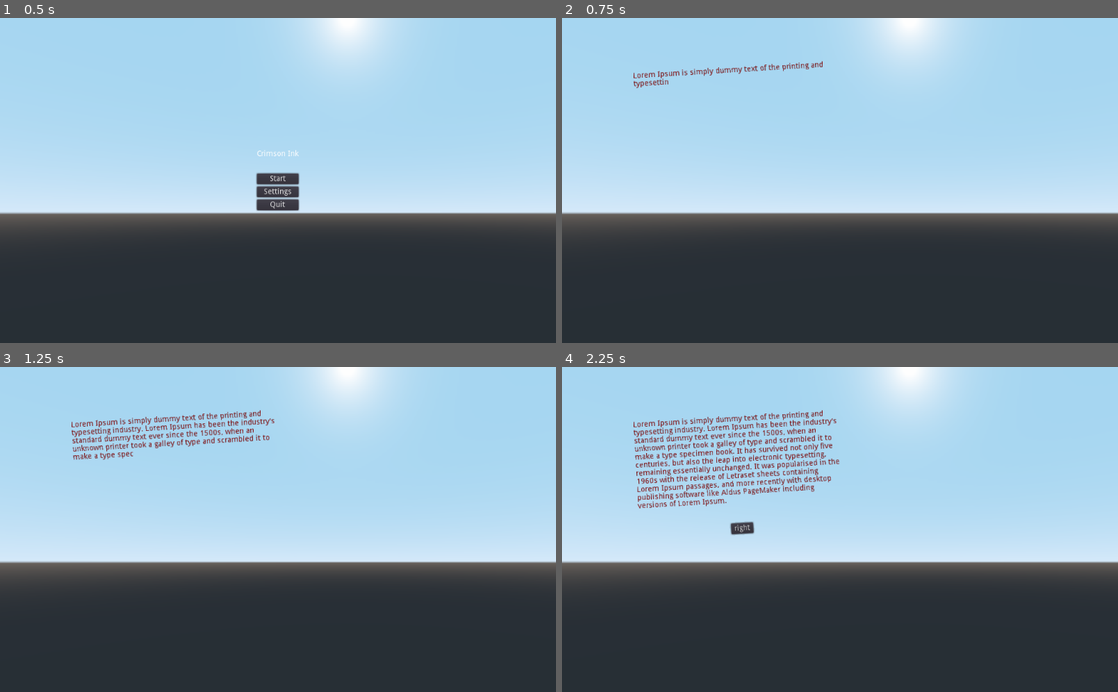
Above: before the commit, frames 1-4 (two rows, left to right).
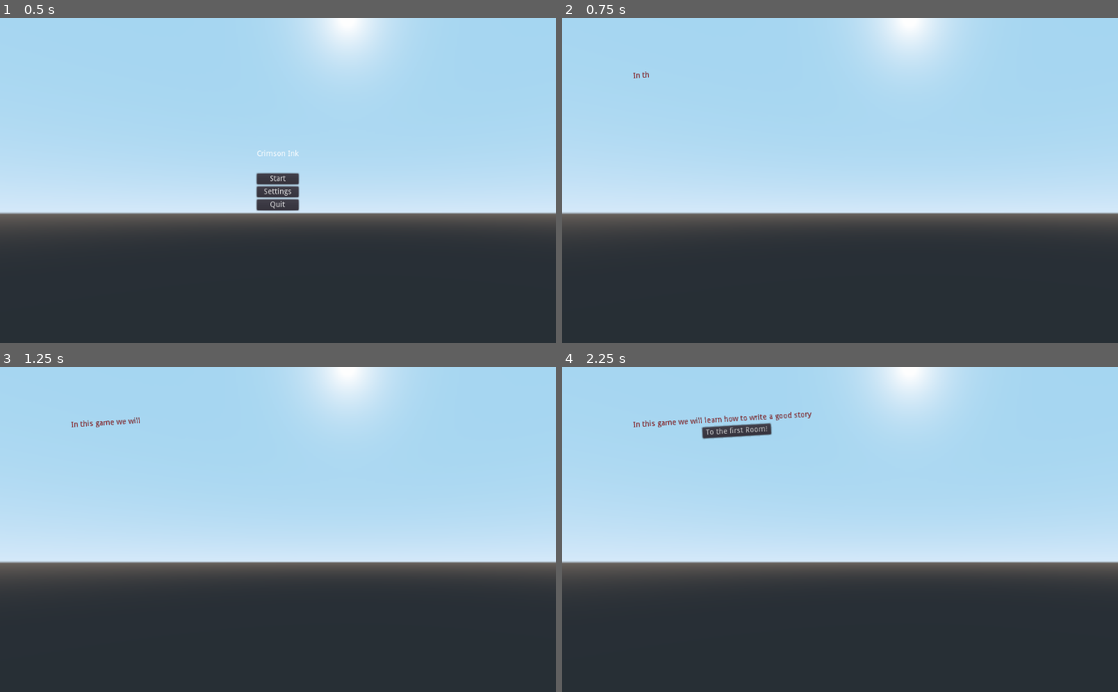
Above: after the commit, the same moments.

Repository: OttoHartvich/BookGame
Game: Godot game, scene res://Menu/Menu.tscn
Same seed, same stepped clock (60 frames per second), same inputs: the game is played once before the commit and once after it.
Inputs:
- Up to frame 1 (0.5 s): no input
- Up to frame 2 (0.75 s): click "Start" at 0.5 s
- Up to frame 3 (1.25 s): no input
- Up to frame 4 (2.25 s): no input

Frame 1 is identical in both runs. In frame 2, 0.4% of the frame differs, in the area x 12-47%, y 13-22%; in frame 3, 1.5%; in frame 4, 4.0%, in the area x 12-50%, y 13-52%.

Commit message:
working Json system

Diff:
--- a/Godot/Autoload/GameState/GameState.gd
+++ b/Godot/Autoload/GameState/GameState.gd
@@ -1,13 +1,14 @@
 extends Node
 
+var current_page
 
-var current_page_name = "Intro"
-
-
-
-
-func _on_ready():
+func _ready():
+	if current_page == null:
+		change_page("Intro")
 	GameEvents.connect("change_page", self,"change_page")
 
 func change_page(new_page):
-	current_page_name = new_page
+	for n in StoryJson.Json:
+		if n.name == new_page:
+			current_page = n
+	print(current_page.name)
--- a/Godot/Autoload/StoryJson/StoryJson.gd
+++ b/Godot/Autoload/StoryJson/StoryJson.gd
@@ -3,11 +3,22 @@
 var Json = [
 	{
 		"name":"Intro",
-		"text":'Contrary to popular belief, Lorem Ipsum is not simply random text. It has roots in a piece of classical Latin literature from 45 BC, making it over 2000 years old. Richard McClintock, a Latin professor at Hampden-Sydney College in Virginia, looked up one of the more obscure Latin words, consectetur, from a Lorem Ipsum passage, and going through the cites of the word in classical literature, discovered the undoubtable source. Lorem Ipsum comes from sections 1.10.32 and 1.10.33 of "de Finibus Bonorum et Malorum" (The Extremes of Good and Evil) by Cicero, written in 45 BC. This book is a treatise on the theory of ethics, very popular during the Renaissance. The first line of Lorem Ipsum, "Lorem ipsum dolor sit amet..", comes from a line in section 1.10.32.',
+		"text":'In this game we will learn how to write a good story',
 		"decisions": [
 			{
-			"name":"FirstRoom",
-			"label":'right',
+			"target_page":"FirstRoom",
+			"label":'To the first Room!',
+			"prerequisit": null,
+			}
+		]
+	},
+	{
+		"name":"FirstRoom",
+		"text":'A good story needs suspense and vanilla',
+		"decisions": [
+			{
+			"target_page":"Intro",
+			"label":'To the Intro!',
 			"prerequisit": null,
 			}
 		]
--- a/Godot/PageManager.gd
+++ /dev/null
@@ -1,13 +0,0 @@
-extends Node
-
-var level = {
-	"intro": {
-		"thing": "hello"
-	}
-}
-
-func _ready() -> void:
-	GameEvents.connect("change_page", self, "_handle_change_page")
-
-func _handle_chage_page(page_name) -> void:
-	print('Turning page to: ', page_name)
--- /dev/null
+++ b/Godot/Resources/GenericButton.gd
@@ -0,0 +1,6 @@
+extends Button
+
+export var target_page = ""
+
+func _on_GenericButton_pressed():
+	GameEvents.emit_signal("change_page",target_page)
--- /dev/null
+++ b/Godot/Resources/GenericButton.tscn
@@ -0,0 +1,10 @@
+[gd_scene load_steps=2 format=2]
+
+[ext_resource path="res://Resources/GenericButton.gd" type="Script" id=1]
+
+[node name="GenericButton" type="Button"]
+anchor_right = 1.0
+anchor_bottom = 1.0
+script = ExtResource( 1 )
+
+[connection signal="pressed" from="." to="." method="_on_GenericButton_pressed"]
--- a/Godot/Scenes/Main.tscn
+++ b/Godot/Scenes/Main.tscn
@@ -1,14 +1,12 @@
-[gd_scene load_steps=4 format=2]
+[gd_scene load_steps=3 format=2]
 
 [ext_resource path="res://Scenes/Main.gd" type="Script" id=1]
 [ext_resource path="res://TextGenerator/TextGenerator.tscn" type="PackedScene" id=2]
-[ext_resource path="res://PageManager.gd" type="Script" id=3]
 
 [node name="Main" type="Node2D"]
 script = ExtResource( 1 )
 
 [node name="PageManager" type="Node" parent="."]
-script = ExtResource( 3 )
 
 [node name="Page" parent="PageManager" instance=ExtResource( 2 )]
 position = Vector2( -1.72266, 0 )
--- a/Godot/TextGenerator/Decisions.gd
+++ b/Godot/TextGenerator/Decisions.gd
@@ -18,12 +18,8 @@
 		n.queue_free()
 
 	#look for new page info
-	var current_page
-	for n in StoryJson.Json:
-		if n.name == GameState.current_page_name:
-			current_page = n
-
-	for n in current_page.decisions:
-		var button = Button.new()
+	for n in GameState.current_page.decisions:
+		var button = load("res://Resources/GenericButton.tscn").instance()
 		button.text = n.label
+		button.target_page = n.target_page
 		self.add_child(button)
--- a/Godot/TextGenerator/TextGenerator.tscn
+++ b/Godot/TextGenerator/TextGenerator.tscn
@@ -1,7 +1,8 @@
-[gd_scene load_steps=3 format=2]
+[gd_scene load_steps=4 format=2]
 
 [ext_resource path="res://TextGenerator/Decisions.gd" type="Script" id=1]
 [ext_resource path="res://TextGenerator/TextGenerator.gd" type="Script" id=2]
+[ext_resource path="res://TextGenerator/TextRender.gd" type="Script" id=3]
 
 [node name="TextGenerator" type="Node2D"]
 script = ExtResource( 2 )
@@ -39,26 +40,24 @@
 margin_left = 10.0
 margin_top = 10.0
 margin_right = 390.0
-margin_bottom = 209.0
+margin_bottom = 205.0
 
 [node name="TextRender" type="RichTextLabel" parent="Interface/MarginContainer/VBoxContainer"]
 modulate = Color( 0.517647, 0, 0, 1 )
 margin_right = 380.0
-margin_bottom = 195.0
+margin_bottom = 15.0
 meta_underlined = false
 tab_size = 6
-text = "Lorem Ipsum is simply dummy text of the printing and typesetting industry. Lorem Ipsum has been the industry's standard dummy text ever since the 1500s, when an unknown printer took a galley of type and scrambled it to make a type specimen book. It has survived not only five centuries, but also the leap into electronic typesetting, remaining essentially unchanged. It was popularised in the 1960s with the release of Letraset sheets containing Lorem Ipsum passages, and more recently with desktop publishing software like Aldus PageMaker including versions of Lorem Ipsum.
-
-"
 fit_content_height = true
 scroll_active = false
 deselect_on_focus_loss_enabled = false
+script = ExtResource( 3 )
 
 [node name="Decisions" type="HBoxContainer" parent="Interface/MarginContainer/VBoxContainer"]
 margin_left = 190.0
-margin_top = 199.0
+margin_top = 19.0
 margin_right = 190.0
-margin_bottom = 199.0
+margin_bottom = 19.0
 size_flags_horizontal = 4
 size_flags_vertical = 0
 custom_constants/separation = 45
--- /dev/null
+++ b/Godot/TextGenerator/TextRender.gd
@@ -0,0 +1,9 @@
+extends RichTextLabel
+
+func _ready():
+	change_page("")
+	GameEvents.connect("change_page", self,"change_page")
+
+func change_page(_page):
+	self.percent_visible = 0
+	self.text = GameState.current_page.text
